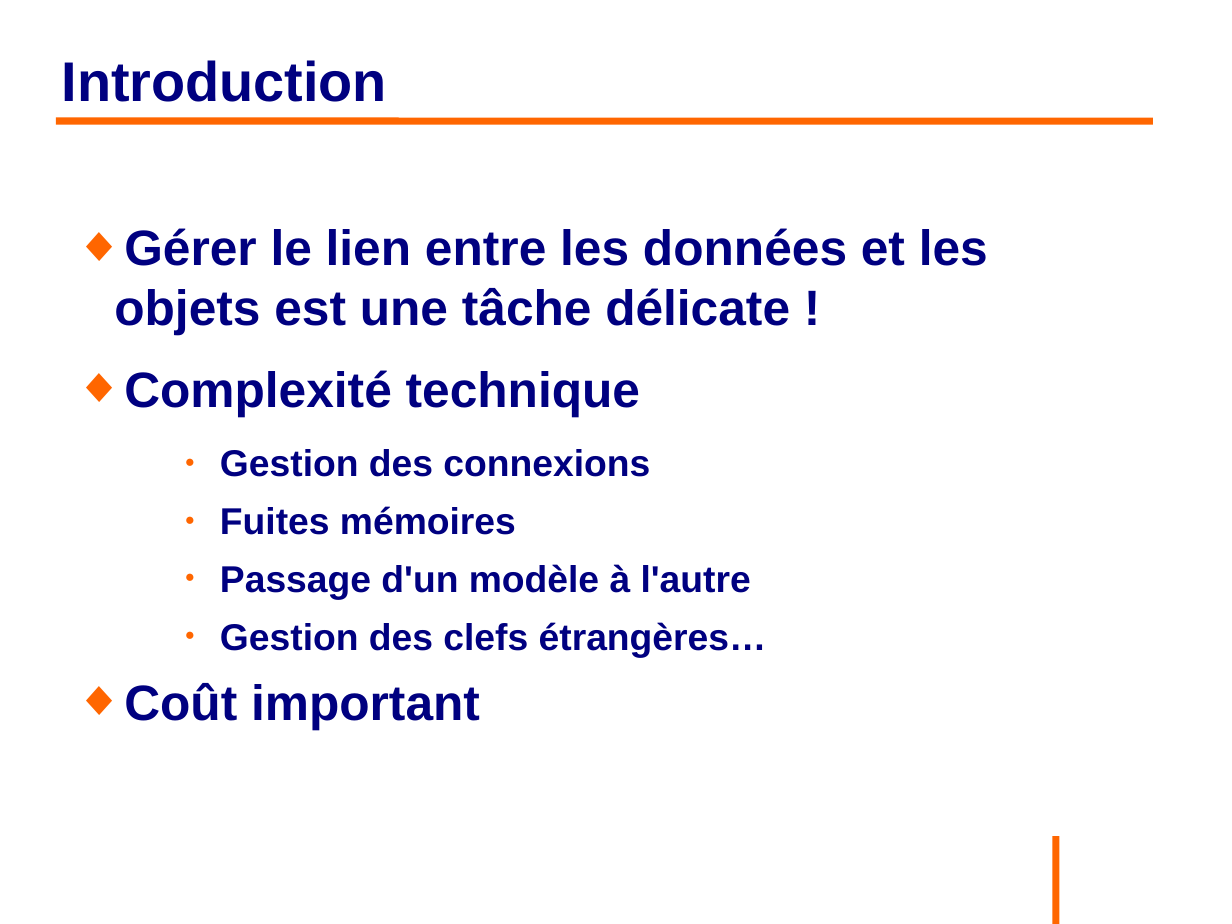
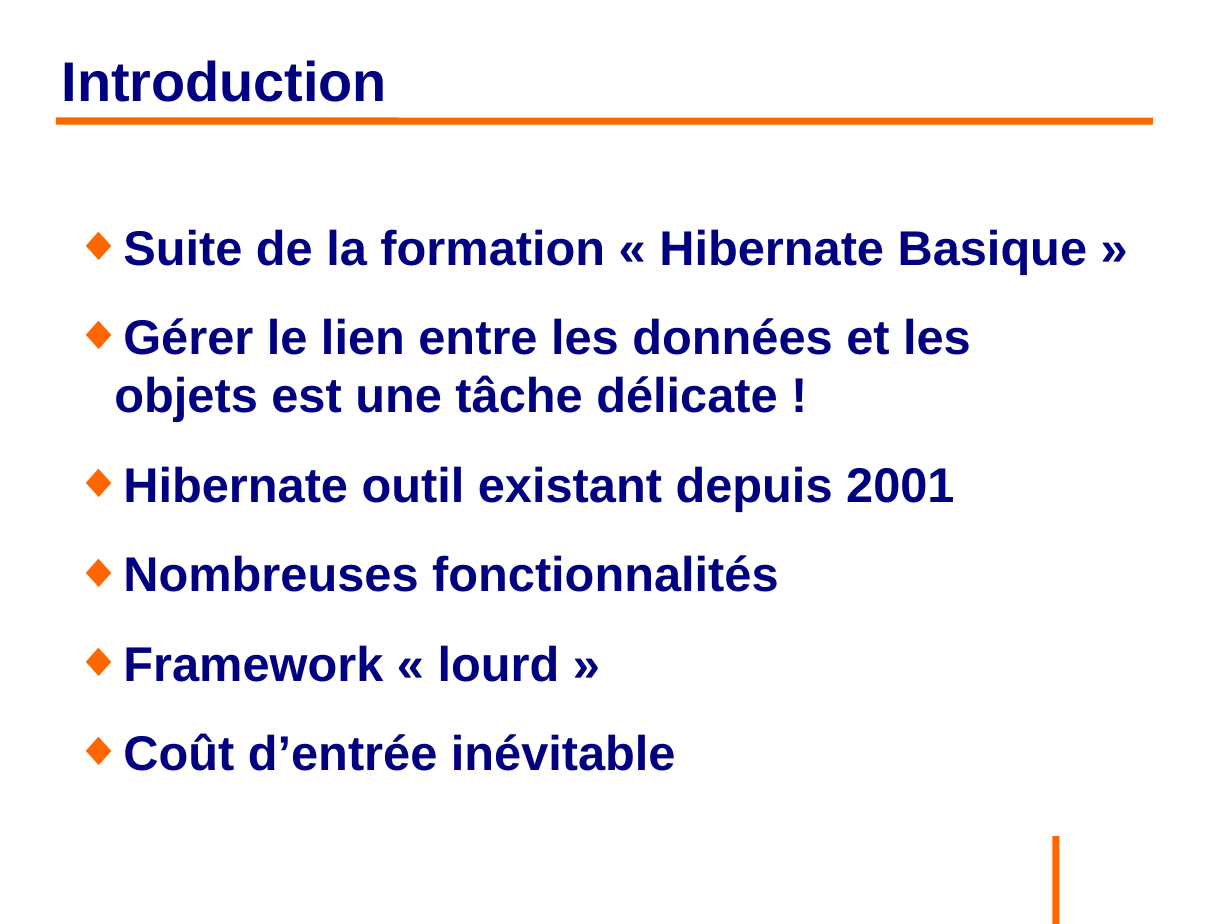
Before and after one commit to philphils/formation-hibernate-avancee, a slide deck: slide 3 of Documentation/diapo_formation_hibernate_avancee.odp. Drawn at 1232x924 pixels with LibreOffice and Linux fonts; fonts in the diff are those of the drawing; background and template pictures are left out. Boxes give left, top, right and bottom in pixels: in the first picture for what was removed or moved away, otherwise in the second. Text is boxed around its words. In the diff, an @@ line names an element or a change of style, - is before the commit and + after.

```diff
--- a/Documentation/diapo_formation_hibernate_avancee.odp
+++ b/Documentation/diapo_formation_hibernate_avancee.odp
@@ text at bbox=[123, 229, 1088, 274]: paragraph added @@
+◆ Suite de la formation « Hibernate Basique »
@@ text at bbox=[114, 318, 971, 422]: size 32 to 31.4 pt in "Gérer le lien entre les données et ..."; more space between paragraphs @@
@@ text at bbox=[123, 466, 954, 771]: text changed; size 24 to 31.4 pt @@
-◆ Complexité technique
-    ● Gestion des connexions
-    ● Fuites mémoires
-    ● Passage d'un modèle à l'autre
-    ● Gestion des clefs étrangères…
-◆ Coût important
+◆ Hibernate outil existant depuis 2001
+◆ Nombreuses fonctionnalités
+◆ Framework « lourd »
+◆ Coût d’entrée inévitable
```
Also in this commit, not shown: 1 other slide changed, 6 slides added.
